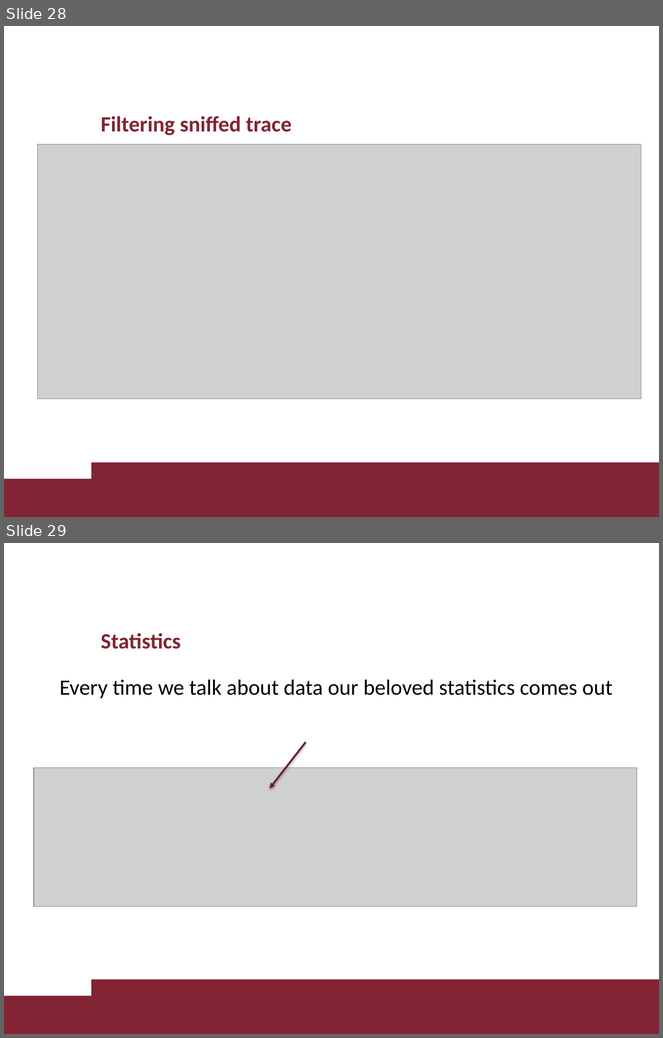
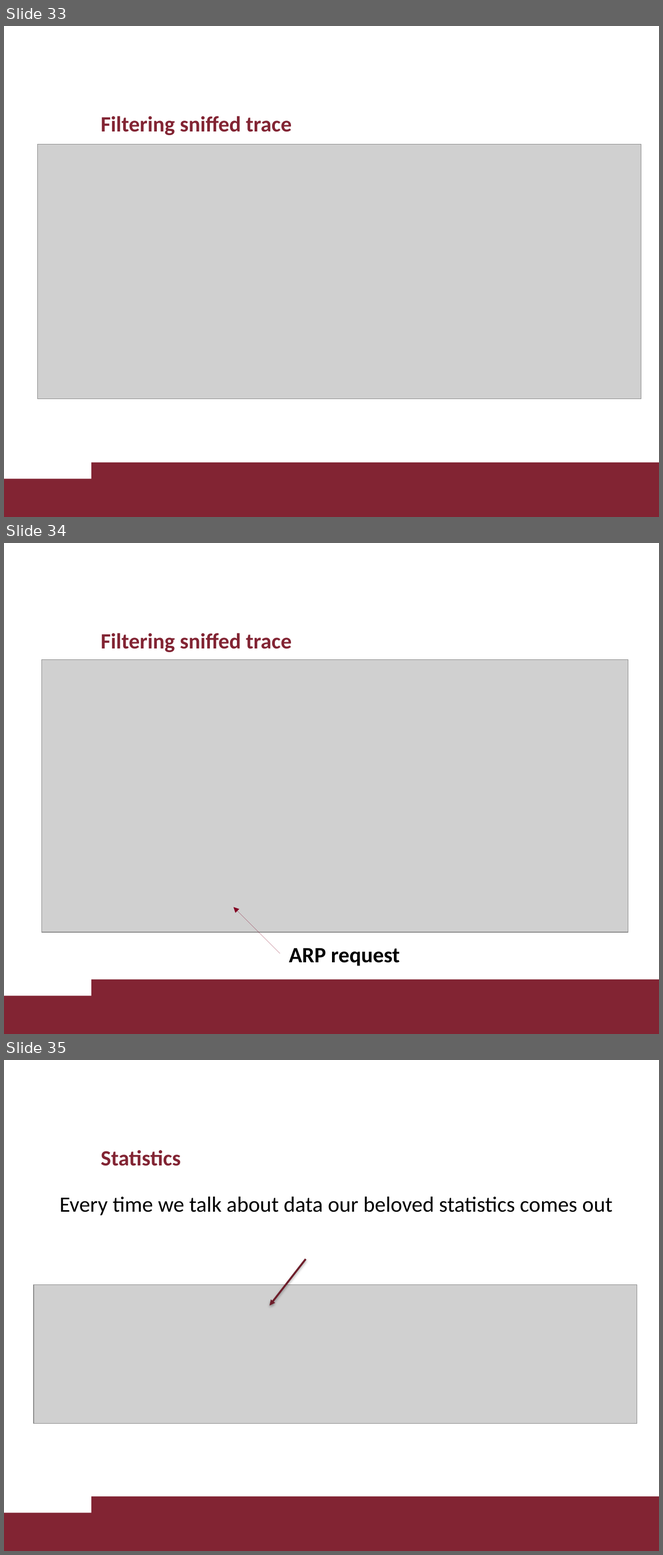
Before and after one commit to davaureli/NBD_LabSession, a slide deck: Lecture 1/Lecture 1.pptx. Shown one above the other, each under a label of ours: slides 28 and 29 before the commit, slides 33, 34 and 35 after it. The pictures are 663x1038 and 663x1555 pixels, drawn with LibreOffice and Linux fonts; fonts in the diff are those of the drawing; grey boxes stand for pictures; background and template pictures are left out. Boxes give left, top, right and bottom in pixels: in the first picture for what was removed or moved away, otherwise in the second. Text is boxed around its words. In the diff, an @@ line names an element or a change of style, - is before the commit and + after.

```diff
--- a/Lecture 1/Lecture 1.pptx
+++ b/Lecture 1/Lecture 1.pptx
@@ slide 34 added at (4, 543, 659, 1034), background #FFFFFF; not listed: 2 template elements that a slide beside it also shows @@
@@ title added at (101, 633, 292, 652), 24 pt, text #822433, bold @@
+Filtering sniffed trace
@@ picture added at (41, 659, 628, 932) @@
@@ arrow added from (280, 954) to (233, 908), #830022 0.75 pt @@
@@ text added at (289, 948, 400, 966), 24 pt, text #000000, bold @@
+ARP request
@@ what was slide 28 is now slide 33 @@
@@ what was slide 29 is now slide 35 @@
```
Also in this commit, not shown: 5 other slides added.
